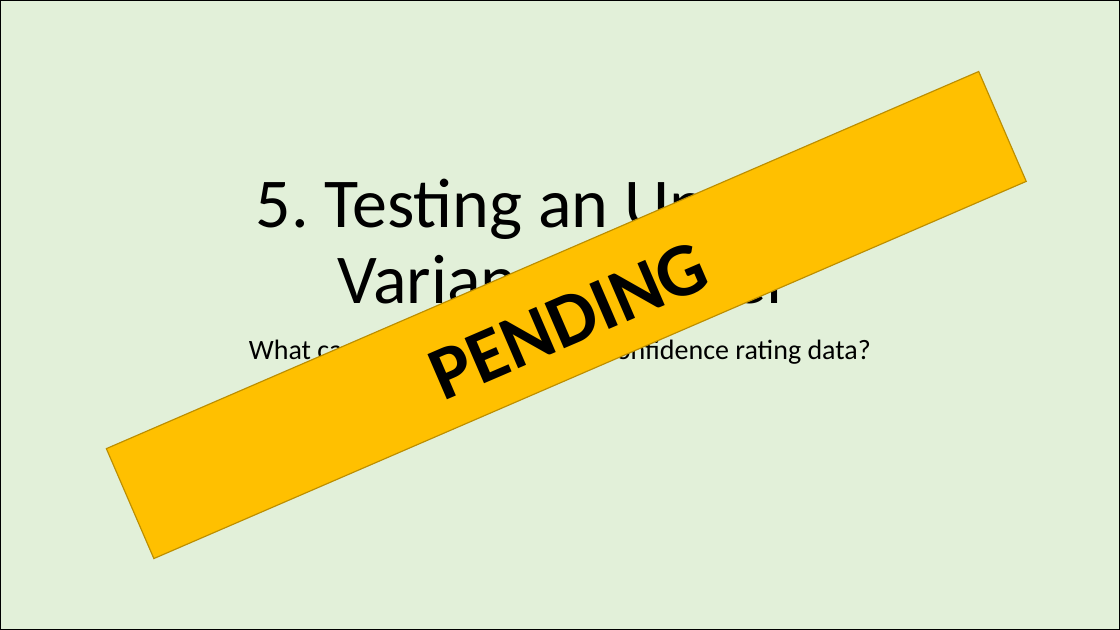
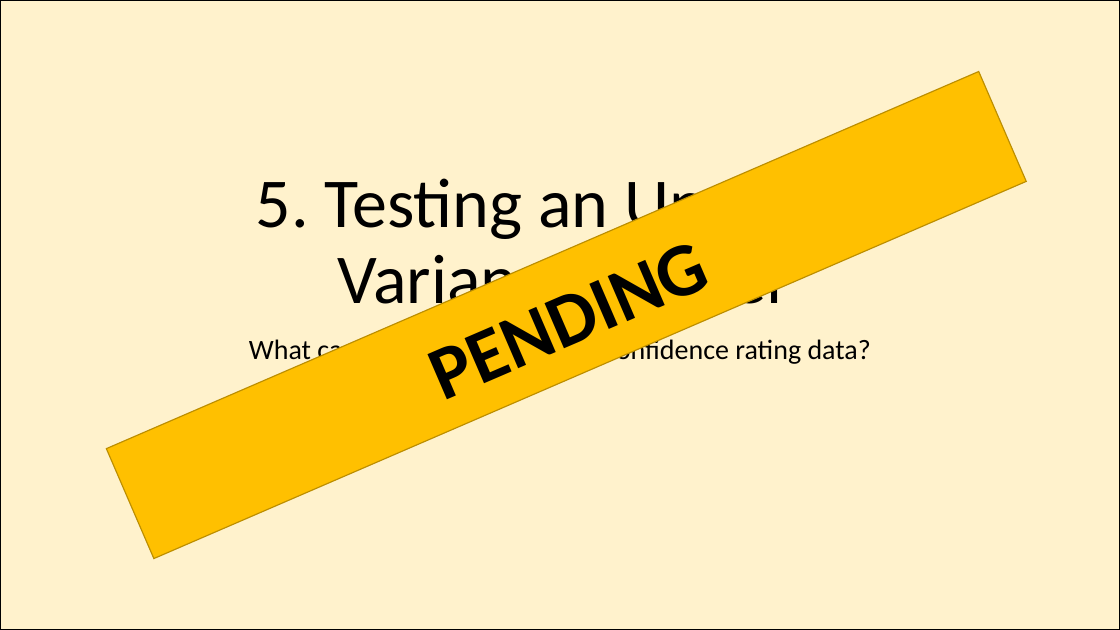
Before and after one commit to Adrifelcha/afchavez-019, a slide deck: slide 38 of MichaelLee/SDT Mirror Effect/Paper 1/BayesianSDTmodeling_Overview.pptx (slide 39 before the commit). Drawn at 1120x630 pixels with LibreOffice and Linux fonts; fonts in the diff are those of the drawing. Boxes give left, top, right and bottom in pixels: in the first picture for what was removed or moved away, otherwise in the second. Text is boxed around its words. In the diff, an @@ line names an element or a change of style, - is before the commit and + after.

Commit message:
Poster Presentation

```diff
--- a/MichaelLee/SDT Mirror Effect/Paper 1/BayesianSDTmodeling_Overview.pptx
+++ b/MichaelLee/SDT Mirror Effect/Paper 1/BayesianSDTmodeling_Overview.pptx
@@ rectangle at (x1=0, y1=0, x2=1120, y2=630): fill #E2F0D9 to #FFF2CC @@
```
Also in this commit, not shown: 16 other slides changed, 2 slides added, 3 slides removed, 3 other files.
